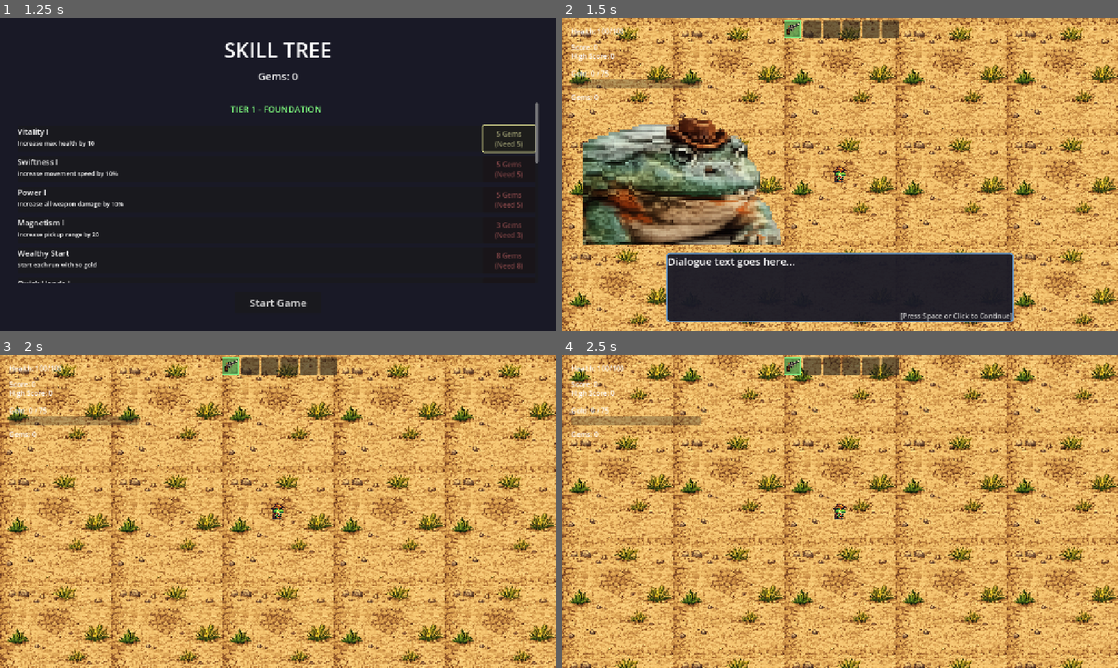
Above: before the commit, frames 1-4 (two rows, left to right).
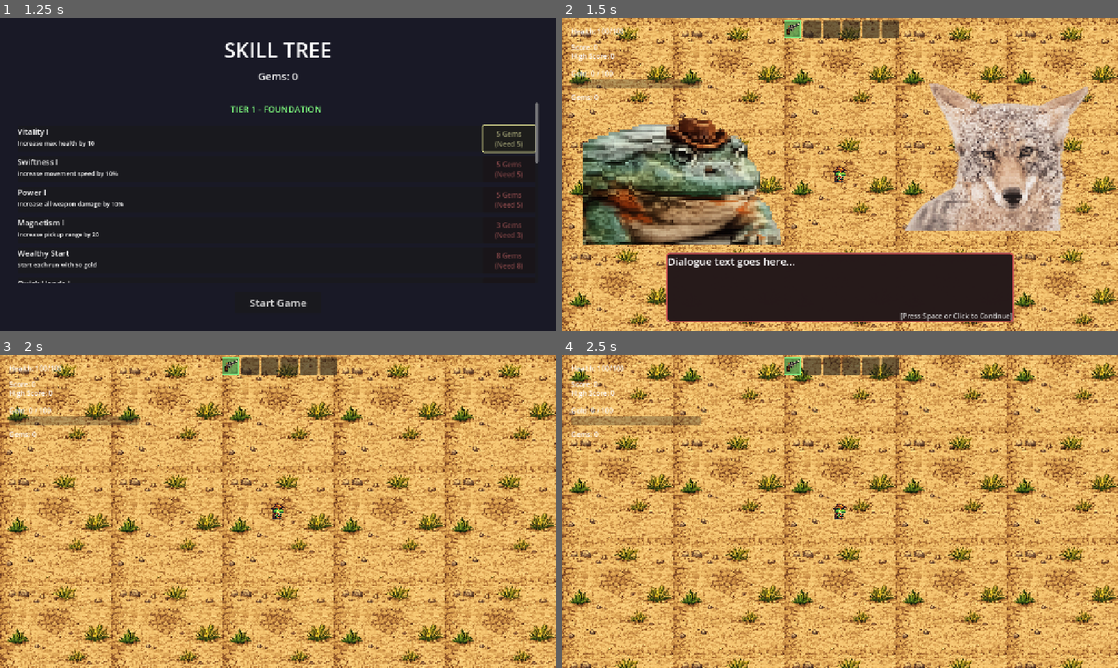
Above: after the commit, the same moments.

Repository: jpcullom/Survivor-Game
Game: Godot game, scene res://scenes/ui/title_screen.tscn
Two runs of this game, one before a commit and one after it. Both use one fixed random seed, a clock stepped at 60 frames per second and the inputs below.
Inputs (mouse positions are in pixels of both pictures, inside the frame that each line leads up to):
- Up to frame 1 (1.25 s): tap Space at 0.5 s; move the mouse to (400, 158) at 0.52 s; hold Right (ui_right) from 0.53 s (still down); hold Enter (ui_accept) from 0.53 s (still down); click (400, 158) at 0.67 s
- Up to frame 2 (1.5 s): release Right (ui_right) at 1.25 s; release Enter (ui_accept) at 1.25 s; click "Start Game" at 1.25 s
- Up to frame 3 (2 s): no input
- Up to frame 4 (2.5 s): tap Enter (ui_accept) at 2, 2.27, 2.3 s; move the mouse to (728, 527) at 2.02 s; hold Down (ui_down) from 2.03 s (still down); tap 1 at 2.1 s; click (728, 527) at 2.17 s

Frame 1 is identical in both runs. In frame 2, 10% of the frame differs, in the area x 7-95%, y 16-98%; in frame 3, less than 0.1%; in frame 4, less than 0.1%.

Commit message:
Fix progress bar, add coyote dialogue

Diff:
--- a/scenes/ui/dialogue_splash.tscn
+++ b/scenes/ui/dialogue_splash.tscn
@@ -1,7 +1,8 @@
-[gd_scene load_steps=4 format=3 uid="uid://c3y7n8nap0qrs"]
+[gd_scene load_steps=5 format=3 uid="uid://c3y7n8nap0qrs"]
 
 [ext_resource type="Script" path="res://scripts/ui/dialogue_splash.gd" id="1_a2b3c"]
 [ext_resource type="Texture2D" uid="uid://frogprofile123" path="res://sprites/FrogProfile.png" id="2_portrait"]
+[ext_resource type="Texture2D" path="res://sprites/CoyoteProfile.png" id="3_coyote_portrait"]
 
 [sub_resource type="StyleBoxFlat" id="StyleBoxFlat_textbox"]
 bg_color = Color(0.1, 0.1, 0.15, 0.95)
@@ -10,6 +11,18 @@
 border_width_right = 3
 border_width_bottom = 3
 border_color = Color(0.4, 0.6, 0.8, 1)
+corner_radius_top_left = 8
+corner_radius_top_right = 8
+corner_radius_bottom_right = 8
+corner_radius_bottom_left = 8
+
+[sub_resource type="StyleBoxFlat" id="StyleBoxFlat_coyote_textbox"]
+bg_color = Color(0.15, 0.1, 0.1, 0.95)
+border_width_left = 3
+border_width_top = 3
+border_width_right = 3
+border_width_bottom = 3
+border_color = Color(0.8, 0.3, 0.3, 1)
 corner_radius_top_left = 8
 corner_radius_top_right = 8
 corner_radius_bottom_right = 8
@@ -51,6 +64,23 @@
 expand_mode = 1
 stretch_mode = 5
 
+[node name="CoyotePortrait" type="TextureRect" parent="DialogueContainer"]
+layout_mode = 1
+anchors_preset = 3
+anchor_left = 1.0
+anchor_top = 1.0
+anchor_right = 1.0
+anchor_bottom = 1.0
+offset_left = -532.0
+offset_top = -600.0
+offset_right = -20.0
+offset_bottom = -200.0
+grow_horizontal = 0
+grow_vertical = 0
+texture = ExtResource("3_coyote_portrait")
+expand_mode = 1
+stretch_mode = 5
+
 [node name="TextBox" type="PanelContainer" parent="DialogueContainer"]
 layout_mode = 1
 anchors_preset = 7
@@ -89,3 +119,54 @@
 text = "[Press Space or Click to Continue]"
 horizontal_alignment = 2
 vertical_alignment = 2
+
+[node name="CoyoteTextBox" type="PanelContainer" parent="DialogueContainer"]
+layout_mode = 1
+anchors_preset = 7
+anchor_left = 0.5
+anchor_top = 1.0
+anchor_right = 0.5
+anchor_bottom = 1.0
+offset_left = -400.0
+offset_top = -180.0
+offset_right = 400.0
+offset_bottom = -20.0
+grow_horizontal = 2
+grow_vertical = 0
+theme_override_styles/panel = SubResource("StyleBoxFlat_coyote_textbox")
+
+[node name="VBoxContainer" type="VBoxContainer" parent="DialogueContainer/CoyoteTextBox"]
+layout_mode = 2
+
+[node name="DialogueLabel" type="Label" parent="DialogueContainer/CoyoteTextBox/VBoxContainer"]
+layout_mode = 2
+theme_override_colors/font_color = Color(1, 1, 1, 1)
+theme_override_font_sizes/font_size = 24
+text = "Dialogue text goes here..."
+autowrap_mode = 3
+
+[node name="ContinueLabel" type="Label" parent="DialogueContainer/CoyoteTextBox"]
+layout_mode = 2
+offset_left = 4.0
+offset_top = 4.0
+offset_right = 796.0
+offset_bottom = 156.0
+size_flags_horizontal = 8
+size_flags_vertical = 8
+theme_override_colors/font_color = Color(0.8, 0.8, 0.8, 1)
+theme_override_font_sizes/font_size = 16
+text = "[Press Space or Click to Continue]"
+horizontal_alignment = 2
+vertical_alignment = 2
+layout_mode = 2
+offset_left = 4.0
+offset_top = 4.0
+offset_right = 796.0
+offset_bottom = 156.0
+size_flags_horizontal = 8
+size_flags_vertical = 8
+theme_override_colors/font_color = Color(0.8, 0.8, 0.8, 1)
+theme_override_font_sizes/font_size = 16
+text = "[Press Space or Click to Continue]"
+horizontal_alignment = 2
+vertical_alignment = 2
--- a/scripts/player.gd
+++ b/scripts/player.gd
@@ -276,6 +276,10 @@
 	var upgrade_menu = get_tree().get_first_node_in_group("upgrade_menu")
 	if upgrade_menu and upgrade_menu.has_method("calculate_next_threshold"):
 		var next_threshold = upgrade_menu.calculate_next_threshold()
+
+		# Debug logging
+		if gold % 50 == 0:  # Log every 50 gold
+			print("[THRESHOLD CHECK] Gold: ", gold, " | Next: ", next_threshold, " | Last: ", last_upgrade_threshold, " | Level: ", player_level)
 
 		# Only show menu if we've reached a new threshold
 		if gold >= next_threshold and next_threshold > last_upgrade_threshold:
--- a/scripts/ui/dialogue_splash.gd
+++ b/scripts/ui/dialogue_splash.gd
@@ -3,30 +3,39 @@
 @onready var dimmer = $Dimmer
 @onready var dialogue_container = $DialogueContainer
 @onready var portrait = $DialogueContainer/Portrait
+@onready var coyote_portrait = $DialogueContainer/CoyotePortrait
 @onready var text_box = $DialogueContainer/TextBox
+@onready var coyote_text_box = $DialogueContainer/CoyoteTextBox
 @onready var dialogue_label = $DialogueContainer/TextBox/VBoxContainer/DialogueLabel
+@onready var coyote_dialogue_label = $DialogueContainer/CoyoteTextBox/VBoxContainer/DialogueLabel
 @onready var continue_label = $DialogueContainer/TextBox/ContinueLabel
+@onready var coyote_continue_label = $DialogueContainer/CoyoteTextBox/ContinueLabel
 
 var dialogue_queue = []
 var current_dialogue_index = 0
 var is_displaying = false
 
 # Dictionary mapping score thresholds to dialogue
+# Each entry is now a dictionary with 'character' ("frog" or "coyote") and 'text'
 var threshold_dialogues = {
 	1000: [
-		"You dumb dog guys, I'm gonna kill every last one of you!",
-		"I'm gonna beat you up with my gun.",
-		"I'm a frog okay? Get over it."
+		{"character": "frog", "text": "What is this? Some kind of desert?"},
+		{"character": "coyote", "text": "Howdy there, frog."},
+		{"character": "frog", "text": "Ew you're gross, I'm gonna beat you up with my gun."},
+		{"character": "frog", "text": "Unlucky for you, I'm good at shooting stuff."}
 	],
 	5000: [
-		"Are you for real dog things? What's going on? I have dementia.",
-		"Ffffffffff- I mean, oh crap. That's a lot of dog guy blood on my hands.",
-		"Ohhhh, are those guys coyotes? I've been calling them dogs this whole time.",
+		{"character": "frog", "text": "You guys are weird. I hate you."},
+		{"character": "coyote", "text": "Please stop that's really mean."},
+		{"character": "frog", "text": "Sorry."},
+		{"character": "frog", "text": "I'm gonna keep shooting you and using my powerups on you though."},
+		{"character": "coyote", "text": "Aw man :("},
 	],
 	10000: [
-		"I don't want to live anymore, all I know is violence.",
-		"My gun is tired of killing you.",
-		"Take this motherfroggers!"
+		{"character": "frog", "text": "I don't want to live anymore, all I know is violence."},
+		{"character": "coyote", "text": "So does that mean you'll stop?"},
+		{"character": "frog", "text": "..."},
+		{"character": "frog", "text": "No."}
 	]
 }
 
@@ -82,9 +91,26 @@
 	print("[DIALOGUE] Tween created with pause mode TWEEN_PAUSE_PROCESS")
 	tween.tween_property(dimmer, "modulate:a", 0.7, 0.3)
 
-	# Display current dialogue
-	dialogue_label.text = dialogue_queue[current_dialogue_index]
-	continue_label.visible = true
+	# Get current dialogue entry
+	var dialogue_entry = dialogue_queue[current_dialogue_index]
+	var character = dialogue_entry["character"]
+	var text = dialogue_entry["text"]
+
+	# Show/hide appropriate portrait and text box
+	if character == "frog":
+		portrait.visible = true
+		coyote_portrait.visible = false
+		text_box.visible = true
+		coyote_text_box.visible = false
+		dialogue_label.text = text
+		continue_label.visible = true
+	elif character == "coyote":
+		portrait.visible = false
+		coyote_portrait.visible = true
+		text_box.visible = false
+		coyote_text_box.visible = true
+		coyote_dialogue_label.text = text
+		coyote_continue_label.visible = true
 
 func advance_dialogue():
 	print("[DIALOGUE] advance_dialogue called, index: ", current_dialogue_index)
@@ -95,7 +121,23 @@
 		hide_dialogue()
 	else:
 		print("[DIALOGUE] Showing next dialogue line")
-		dialogue_label.text = dialogue_queue[current_dialogue_index]
+		var dialogue_entry = dialogue_queue[current_dialogue_index]
+		var character = dialogue_entry["character"]
+		var text = dialogue_entry["text"]
+
+		# Show/hide appropriate portrait and text box
+		if character == "frog":
+			portrait.visible = true
+			coyote_portrait.visible = false
+			text_box.visible = true
+			coyote_text_box.visible = false
+			dialogue_label.text = text
+		elif character == "coyote":
+			portrait.visible = false
+			coyote_portrait.visible = true
+			text_box.visible = false
+			coyote_text_box.visible = true
+			coyote_dialogue_label.text = text
 
 func hide_dialogue():
 	print("[DIALOGUE] hide_dialogue called")
--- a/scripts/ui/hud.gd
+++ b/scripts/ui/hud.gd
@@ -97,14 +97,15 @@
 
 func calculate_next_threshold() -> int:
 	# Match the threshold calculation from upgrade_menu
+	# Threshold for current level
 	if player:
-		return int(50 * pow(1.5, player.player_level))
-	return 20
+		return int(50 * pow(2, player.player_level))
+	return 100
 
 func calculate_previous_threshold() -> int:
-	# Calculate what the previous level's threshold was
+	# Calculate the previous level's threshold
 	if player and player.player_level > 1:
-		return int(50 * pow(1.5, player.player_level - 1))
+		return int(50 * pow(2, player.player_level - 1))
 	return 0
 
 func create_weapon_slots():
--- a/scripts/ui/upgrade_menu.gd
+++ b/scripts/ui/upgrade_menu.gd
@@ -62,8 +62,9 @@
 
 func calculate_next_threshold() -> int:
 	if player:
+		# Threshold for current level
 		return int(50 * pow(2, player.player_level))
-	return 20
+	return 100
 
 func show_upgrade_menu():
 	if not player:
@@ -400,6 +401,7 @@
 	# Increment player level
 	player.player_level += 1
 	print("[UPGRADE MENU] Player leveled up to level ", player.player_level)
+	print("[UPGRADE MENU] Next threshold will be: ", calculate_next_threshold())
 
 	total_upgrades += 1
 
Binary file added: sprites/CoyoteProfile.png
Not shown, added: sprites/CoyoteProfile.png.import
